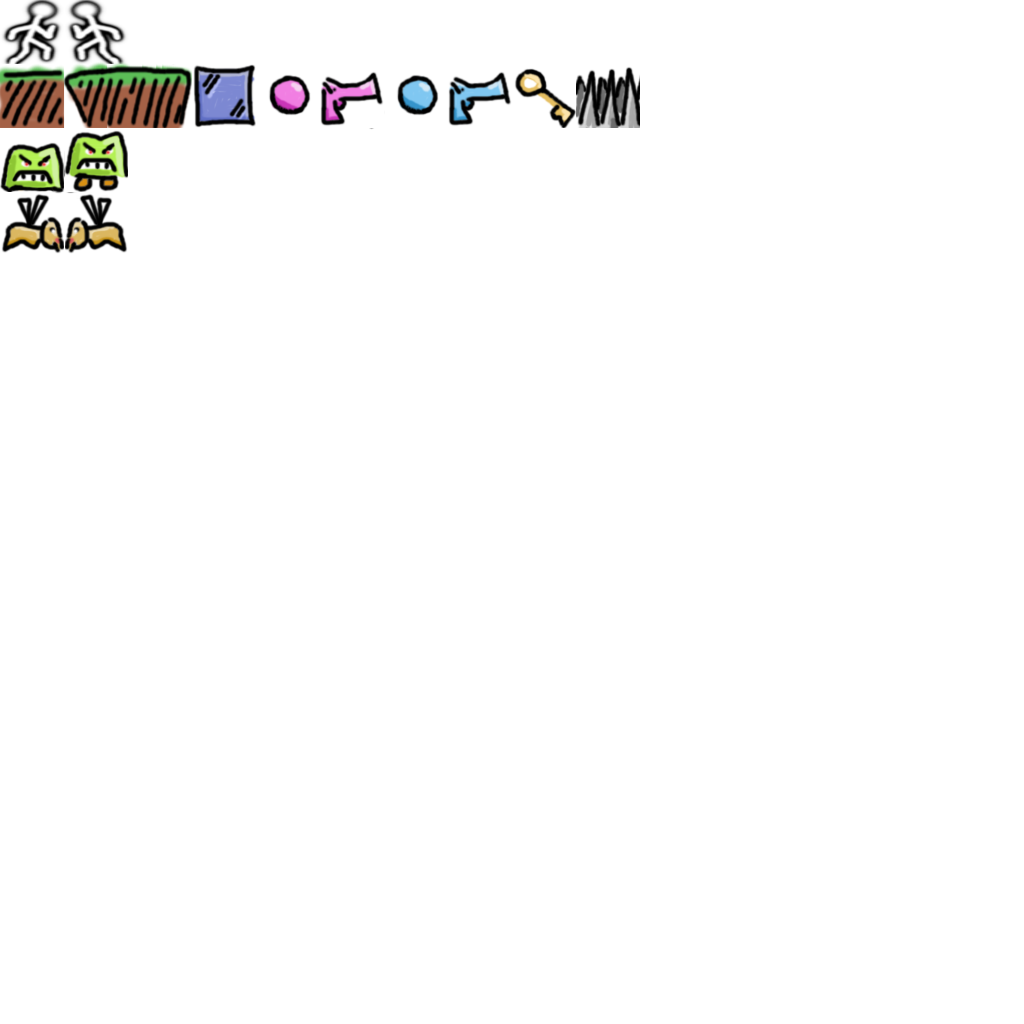
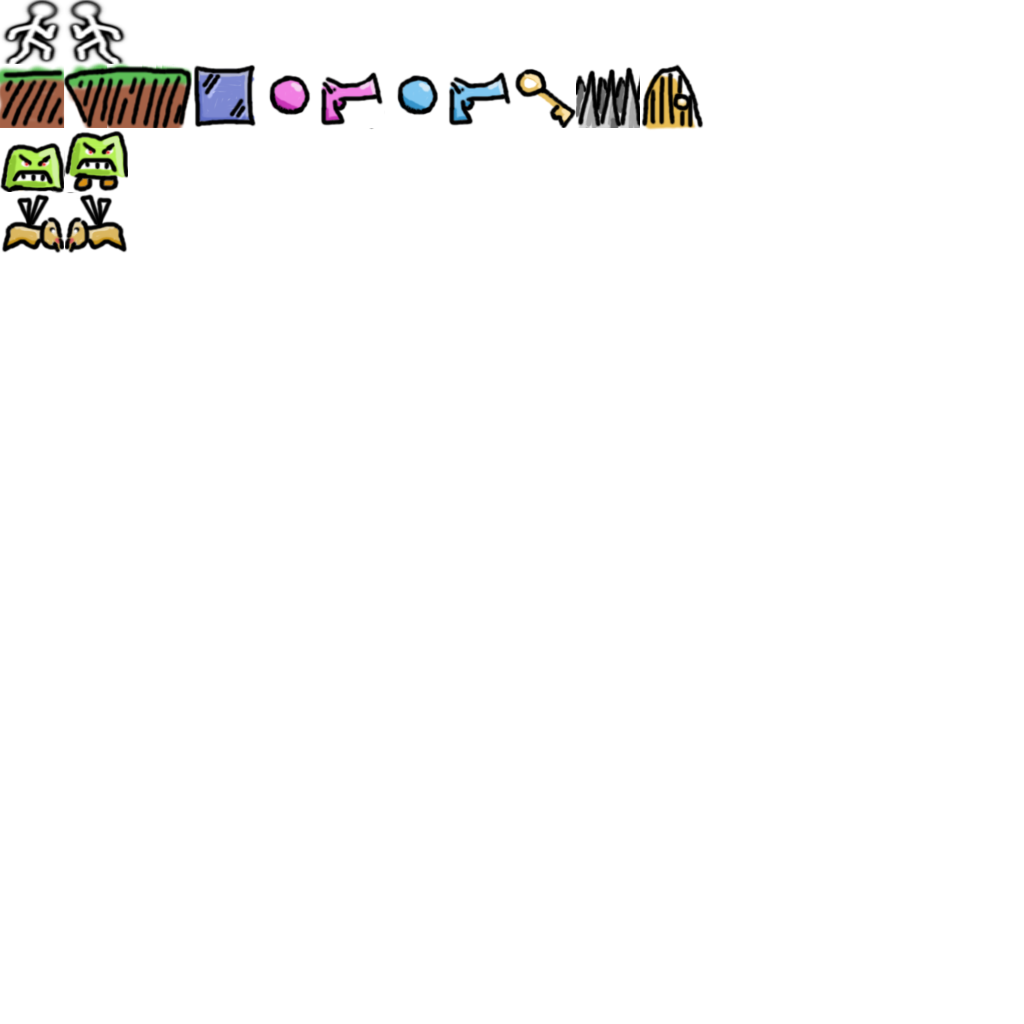
Layer changes from the first 1024px x 1024px image to the second:
painted on "Layer copy" over (641, 63, 704, 131)
